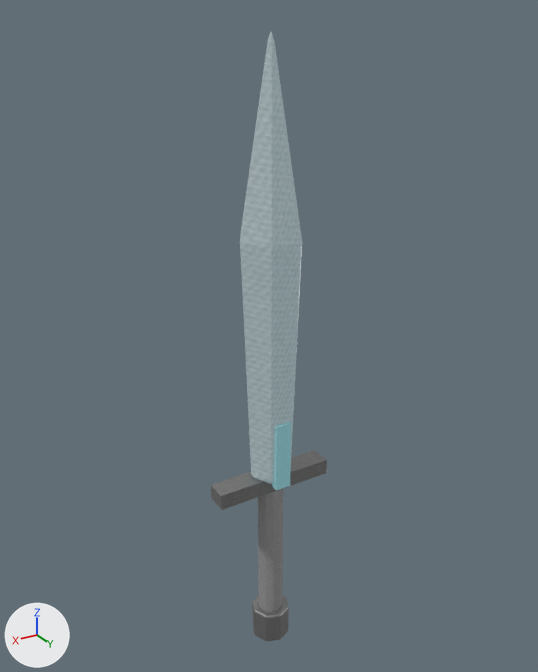
Two versions of the Blender file assets/models/source/crystal-weapon-sword.blend, one commit apart.
The view is the same before and after, from a 50 mm camera at (1.117, 1.851, 1.379) aimed at (-0.024, -0.051, 0.428). Every picture has the same lights, and +X, +Y and +Z are marked at lower left. The first picture is the older version.

Objects in the first picture: 'blade', 'grip', 'guard', 'pommel', 'rainbow-inlay'.
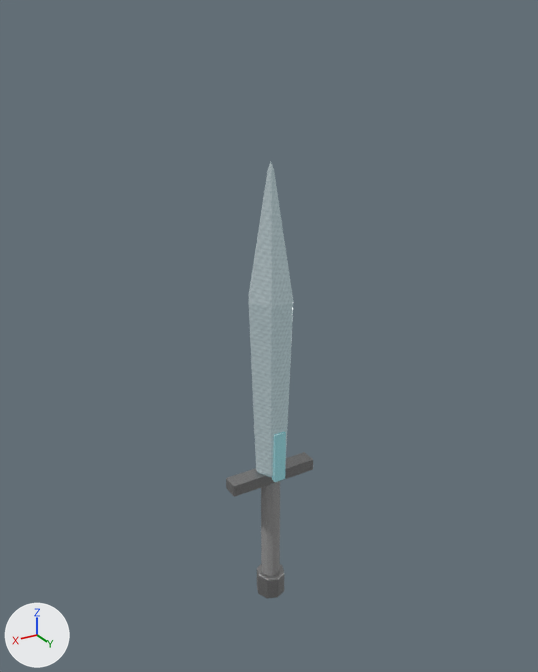
The edits, one by one:
me_guard is used by ob_guard; location (0.0, 0.0, -0.08).
me_guard had 8 vertices, 12 faces and spanned x -0.21..0.21, y -0.038..0.038, z -0.028..0.028.
me_guard now has 8 vertices, 12 faces and spans x -0.157..0.157, y -0.028..0.028, z -0.021..0.021.
me_guard part 1: the whole mesh is scaled about its middle by 0.75.
me_blade is used by ob_blade; location (0.0, 0.0, 0.633).
me_blade had 14 vertices, 24 faces and spanned x -0.105..0.105, y -0.091..0.091, z -0.743..0.743.
me_blade now has 14 vertices, 24 faces and spans x -0.079..0.079, y -0.068..0.068, z -0.558..0.558.
me_blade part 2: the whole mesh is scaled about its middle by 0.75.
Object 'guard' (ob_guard) moves from (0.0, 0.0, -0.08) to (0.0, 0.0, -0.06).
Object 'pommel' (ob_pommel) moves from (0.0, 0.0, -0.69) to (0.0, 0.0, -0.517).
Object 'blade' (ob_blade) moves from (0.0, 0.0, 0.633) to (0.0, 0.0, 0.475).
Object 'rainbow-inlay' (ob_rainbow_inlay) moves from (0.0, 0.07, 0.05) to (0.0, 0.052, 0.037).

Changed parts and their boxes [x1, y1, x2, y2] in the pictures (538 x 672 px):
'blade', moved, rescaled (29% narrower, 30% shorter): before [240, 32, 302, 484]; after [249, 161, 293, 477]
'guard', rescaled (25% narrower, 25% shorter): before [211, 450, 327, 510]; after [226, 452, 313, 497]
'pommel', moved: before [252, 595, 289, 641]; after [257, 564, 284, 598]
'rainbow-inlay', moved: before [272, 422, 291, 490]; after [272, 432, 286, 482]
